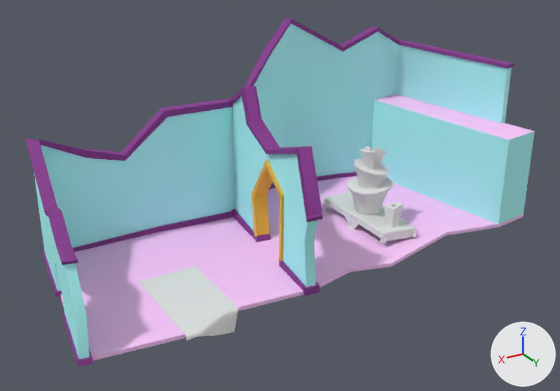
Renders of the FBX model Assets/Art/Environment/Birthday_Puzzle.FBX from each side of a commit.
Both versions are drawn from a 50 mm camera at (12.1, 49.2, 34.5) aimed at (-24.0, -11.0, 4.4). The axes (+X, +Y, +Z) are drawn at lower right. The lights are the same throughout. Where no turn or scale is listed for an object, it has been applied to the vertices. Vertices at the same position are counted once.

Before the edit, the objects in view are built like this:
```python
me_mesh_001 = bpy.data.meshes.new('Mesh.001')
me_mesh_001.from_pydata(...)  # 262 vertices, 260 faces; spans x -23.0..25.8, y -4.3..18.9, z -9.9..9.3
# faces by material slot: [60, 200]
me_mesh_001.materials.append(mat_material__11)  # cyan #affeff
me_mesh_001.materials.append(mat_material__14)  # purple #86388e
me_mesh_002 = bpy.data.meshes.new('Mesh.002')
me_mesh_002.from_pydata(...)  # 154 vertices, 152 faces; spans x -1.6..2.1, y -7.2..11.7, z 0.0..15.1
# faces by material slot: [23, 101, 28]
me_mesh_002.materials.append(mat_material__11)  # cyan #affeff
me_mesh_002.materials.append(mat_material__14)  # purple #86388e
me_mesh_002.materials.append(mat_material__15)  # orange #edb942
me_mesh_006 = bpy.data.meshes.new('Mesh.006')
me_mesh_006.from_pydata(...)  # 1066 vertices, 1000 faces; spans x -2.4..2.38, y -5.33..5.44, z -1.78..-0.21
ob_mantel1 = bpy.data.objects.new('Mantel1', me_mesh_006)
ob_mantel1.location = (-32.86, -8.29, 2.06)
ob_paredes = bpy.data.objects.new('Paredes', me_mesh_001)
ob_paredes.location = (-25.47, -18.2, 9.98)
ob_paredpuerta = bpy.data.objects.new('ParedPuerta', me_mesh_002)
ob_paredpuerta.location = (-21.64, -10.76, 0.0)
# also in view: 'PlataformaDerecha' at (-44.9, -10.6, 4.7); 'Pastel' at (-33.0, -8.4, 5.2); 'Suelo' at (-24.2, -10.5, 0.2); 'Alfombra' at (-10.9, -3.8, -0.6); 'Mantel2' at (-32.7, -8.3, 1.1)
```
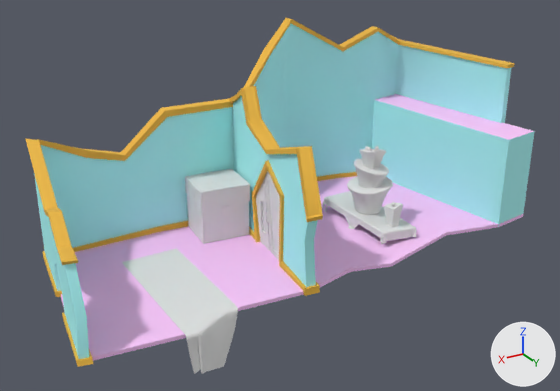
Scene script edits in JSON lines:
```json
{"block": "me_mesh_001", "where": "me_mesh_001.from_pydata(...)  # 262 vertices, 260 faces; spans x -23.0..25.8, y -4.3..18.9, z -9.9..9.3"}
{"block": "me_mesh_001", "where": "# used by ob_paredes; location = (-25.47, -18.2, 9.98)"}
{"block": "me_mesh_001", "change": "me_mesh_001 part 1: all 200 faces that had it switch from mat_material__14 (purple #86388e) to mat_material__15 (orange #edb942)"}
{"block": "me_mesh_002", "where": "me_mesh_002.from_pydata(...)  # 154 vertices, 152 faces; spans x -1.6..2.1, y -7.2..11.7, z 0.0..15.1"}
{"block": "me_mesh_002", "where": "# used by ob_paredpuerta; location = (-21.64, -10.76, 0.0)"}
{"block": "me_mesh_002", "change": "me_mesh_002 part 2: all 101 faces that had it switch from mat_material__14 (purple #86388e) to mat_material__15 (orange #edb942)"}
{"op": "add", "block": "me_mesh_011", "code": ["me_mesh_011 = bpy.data.meshes.new('Mesh.011')", "me_mesh_011.from_pydata(...)  # 328 vertices, 320 faces; spans x -0.65..0.65, y -3.54..3.54, z 0.0..9.08"]}
{"op": "add", "block": "me_mesh_010", "code": ["me_mesh_010 = bpy.data.meshes.new('Mesh.010')", "me_mesh_010.from_pydata(...)  # 312 vertices, 253 faces; spans x -2.76..2.76, y -7.62..6.96, z -5.7..-0.63"]}
{"op": "add", "block": "me_mesh_012", "code": ["me_mesh_012 = bpy.data.meshes.new('Mesh.012')", "me_mesh_012.from_pydata(...)  # 98 vertices, 96 faces; spans x -2.71..2.71, y -2.76..2.4, z -0.02..5.48"]}
{"op": "add", "block": "ob_door", "code": ["ob_door = bpy.data.objects.new('Door', me_mesh_011)", "ob_door.location = (-21.31, -7.93, 0.34)"]}
{"op": "add", "block": "ob_object", "code": ["ob_object = bpy.data.objects.new('Object', me_mesh_010)", "ob_object.location = (-10.9, -5.46, 1.0)"]}
{"op": "add", "block": "ob_regalo_plataforma", "code": ["ob_regalo_plataforma = bpy.data.objects.new('Regalo Plataforma', me_mesh_012)", "ob_regalo_plataforma.location = (-18.91, -14.35, 0.38)"]}
```

Changed parts and their boxes (x1, y1, x2, y2) in the pictures (560 x 391 px):
```json
{"object": "Regalo Plataforma", "change": "added", "after": [185, 169, 250, 244]}
{"object": "Object", "change": "added", "after": [122, 248, 234, 374]}
{"object": "Door", "change": "added", "after": [256, 171, 280, 260]}
{"part": 1, "of": "me_mesh_001", "change": "recoloured", "before": [25, 18, 515, 367], "after": [25, 18, 515, 367], "on screen": "purple to orange"}
{"part": 2, "of": "me_mesh_002", "change": "recoloured", "before": [228, 86, 323, 296], "after": [228, 86, 323, 296], "on screen": "purple to orange"}
```
